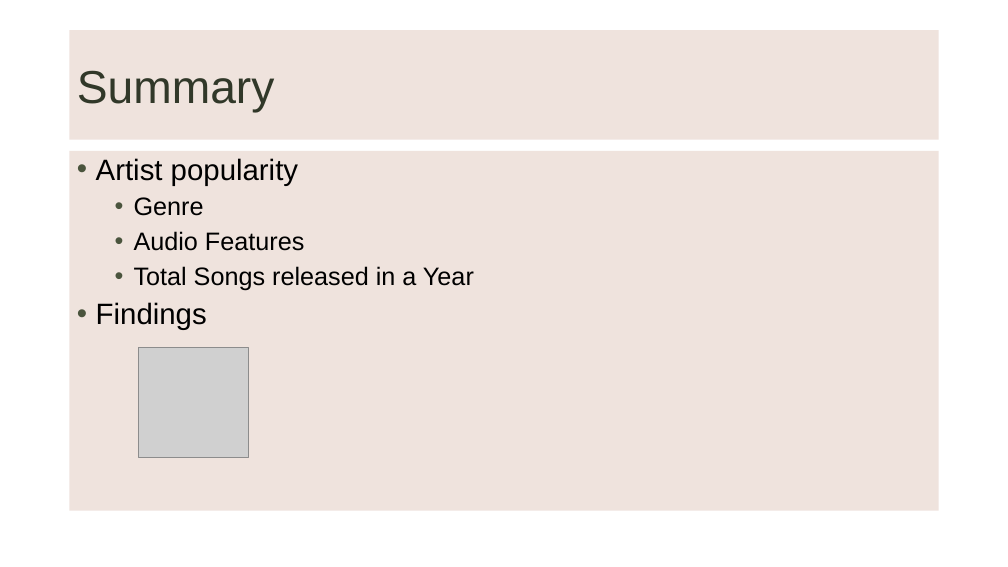
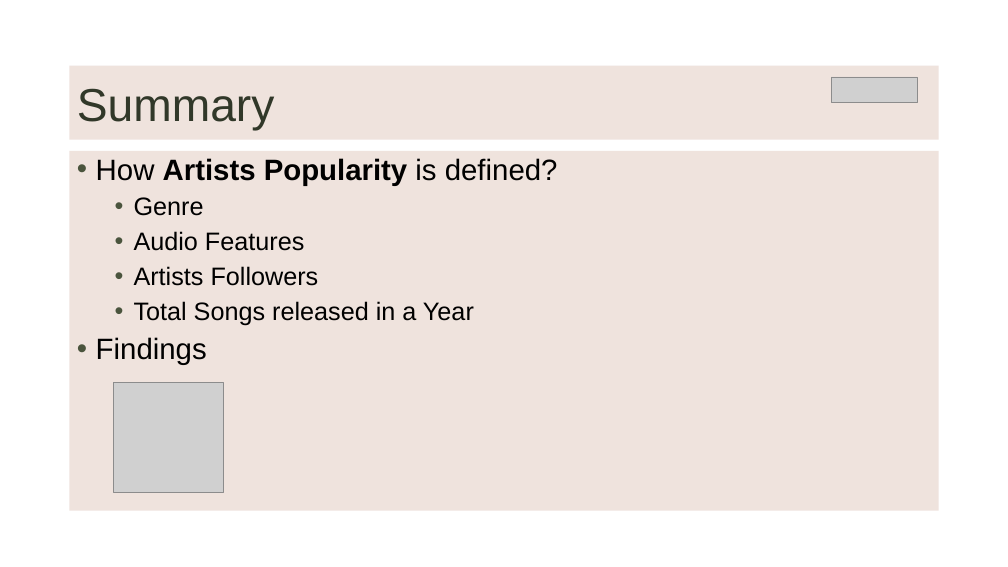
Before and after one commit to LievoisT/DataProject-Spotify, a slide deck: slide 2 of Spotify Data Analysis1.pptx. Drawn at 1008x567 pixels with LibreOffice and Linux fonts; fonts in the diff are those of the drawing; grey boxes stand for pictures; background and template pictures are left out. Boxes give left, top, right and bottom in pixels: in the first picture for what was removed or moved away, otherwise in the second. Text is boxed around its words. In the diff, an @@ line names an element or a change of style, - is before the commit and + after.

```diff
--- a/Spotify Data Analysis1.pptx
+++ b/Spotify Data Analysis1.pptx
@@ title "Summary": place and size @@
-title "Summary" at (70,30,939,140)
+title "Summary" at (70,66,939,140)
@@ picture added at (831,77,917,103) @@
@@ text at (96,158,558,186): text changed; bold on @@
-• Artist popularity
+• How Artists Popularity is defined?
@@ text at (134,266,319,286): paragraph added @@
+  • Artists Followers
@@ picture: place and size @@
-picture at (138,348,249,458)
+picture at (113,383,224,493)
```
Also in this commit, not shown: 8 other slides changed, 1 slide added, 21 other files.
